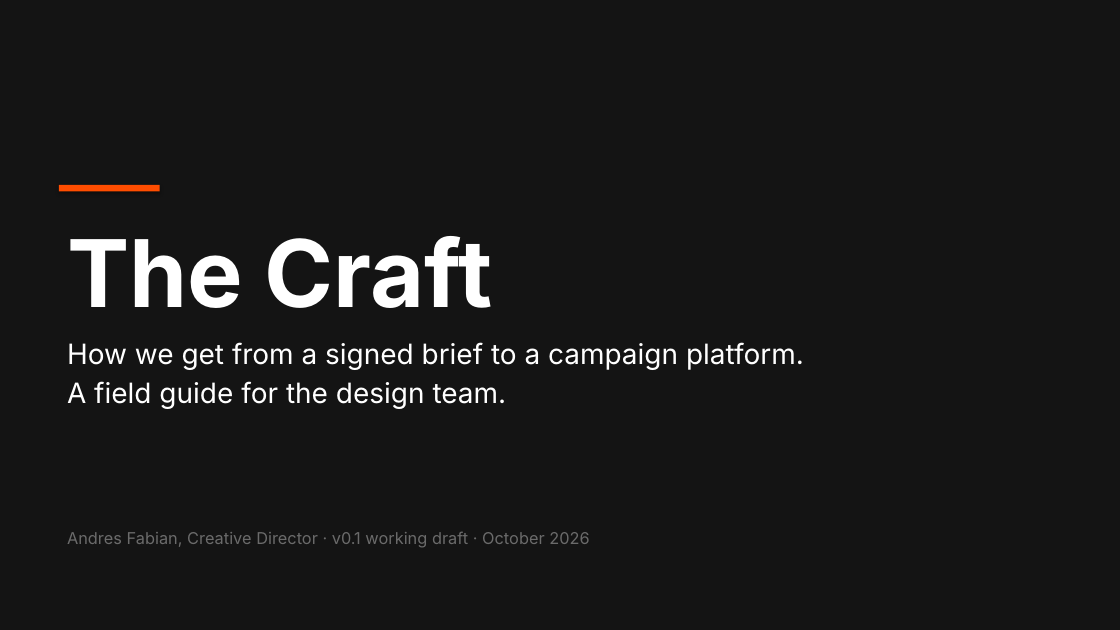
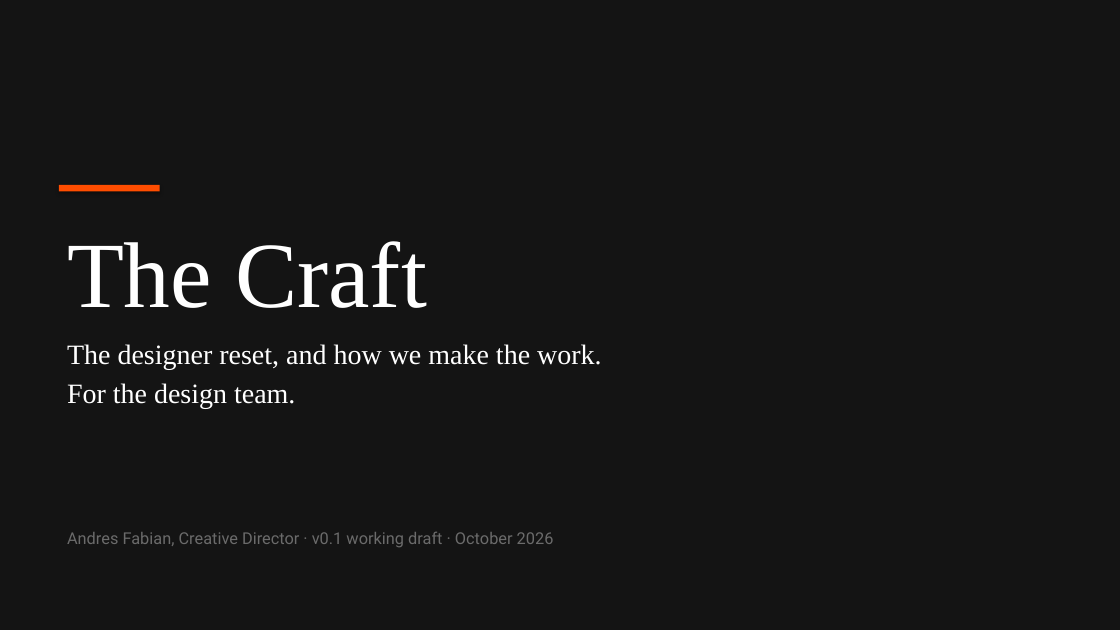
Before and after one commit to ThinkFabianCreative/CreativeEngine, a slide deck: slide 1 of agency-ops/The_Craft_v0.1.pptx. Drawn at 1120x630 pixels with LibreOffice and Linux fonts; fonts in the diff are those of the drawing. Boxes give left, top, right and bottom in pixels: in the first picture for what was removed or moved away, otherwise in the second. Text is boxed around its words. In the diff, an @@ line names an element or a change of style, - is before the commit and + after.

```diff
--- a/agency-ops/The_Craft_v0.1.pptx
+++ b/agency-ops/The_Craft_v0.1.pptx
@@ text "The Craft" at [67, 241, 427, 308]: font Inter to Times New Roman, bold off @@
@@ text at [67, 344, 602, 408]: text changed; font Inter to Times New Roman @@
-How we get from a signed brief to a campaign platform.
-A field guide for the design team.
+The designer reset, and how we make the work.
+For the design team.
@@ text "Andres Fabian, Creative Director · ..." at [67, 532, 554, 547]: font Inter to Roboto @@
```
Also in this commit, not shown: 17 other slides changed, 17 slides added, 7 other files.
